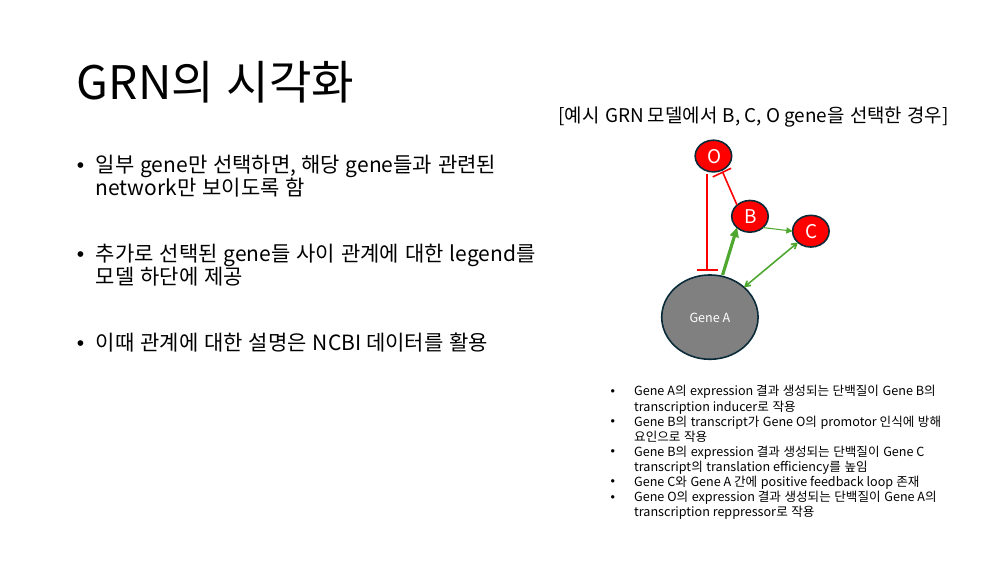
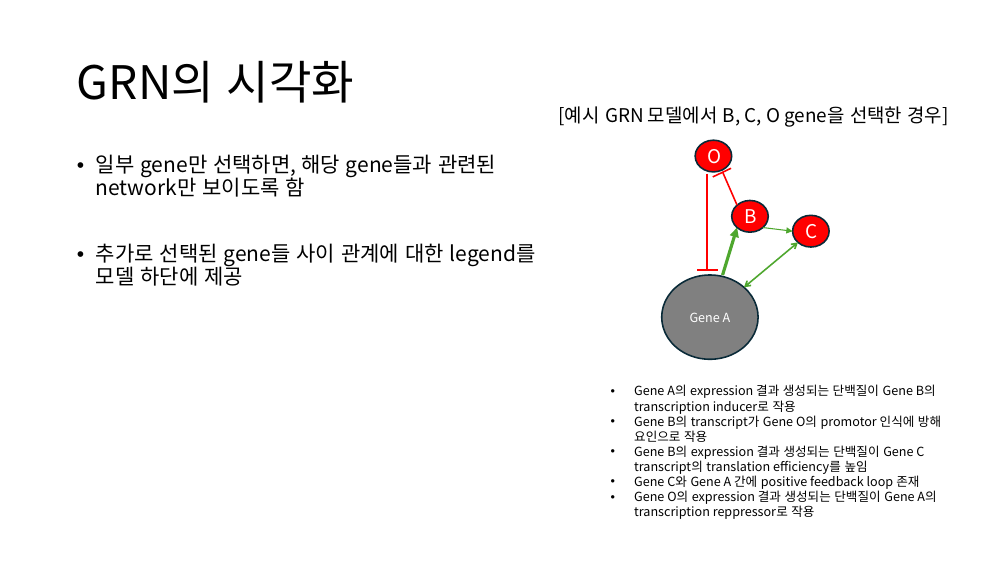
Before and after one commit to summer-121/Genetwork, a slide deck: slide 6 of GeNetwork_Scheme.pptx (slide 7 before the commit). Drawn at 1008x567 pixels with LibreOffice and Linux fonts; fonts in the diff are those of the drawing. Boxes give left, top, right and bottom in pixels: in the first picture for what was removed or moved away, otherwise in the second. Text is boxed around its words. In the diff, an @@ line names an element or a change of style, - is before the commit and + after.

```diff
--- a/GeNetwork_Scheme.pptx
+++ b/GeNetwork_Scheme.pptx
@@ text at (x1=96, y1=332, x2=488, y2=352): paragraph removed @@
-• 이때 관계에 대한 설명은 NCBI 데이터를 활용
```
Also in this commit, not shown: 6 other slides changed, 2 slides added, 1 slide removed.
